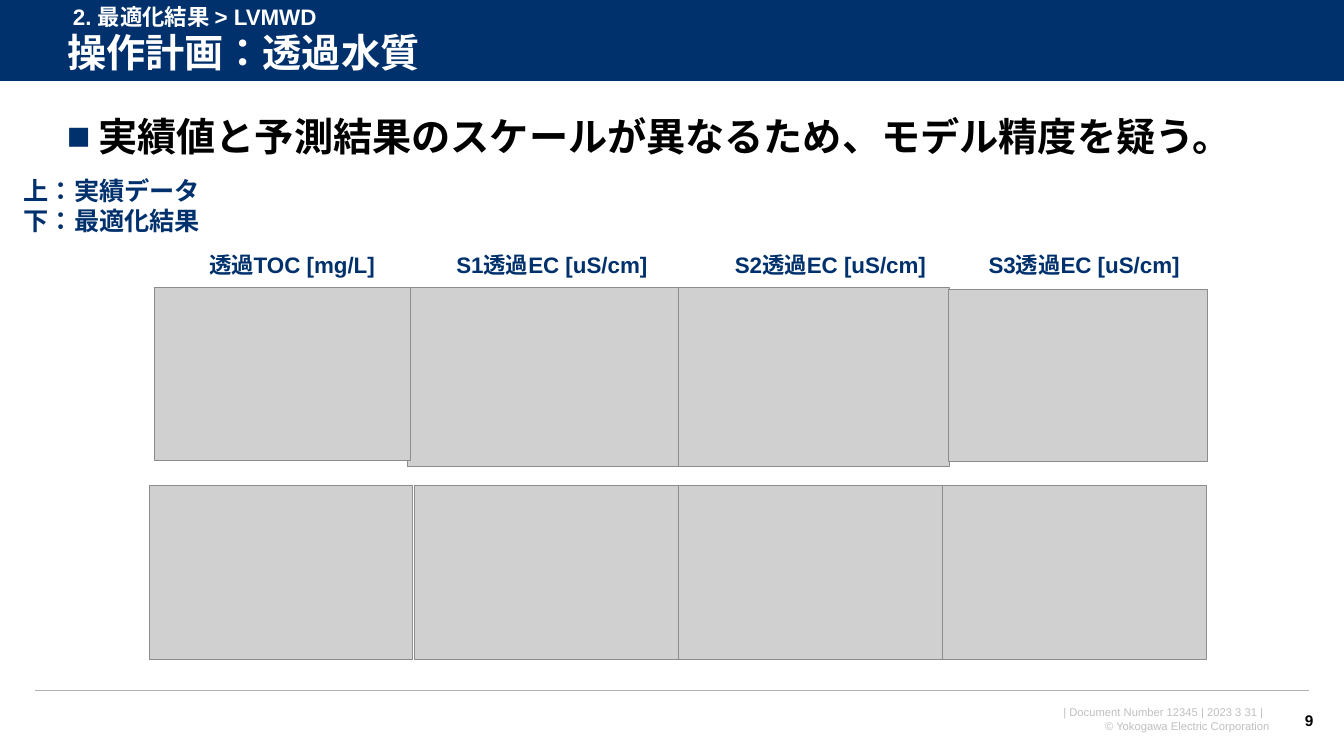
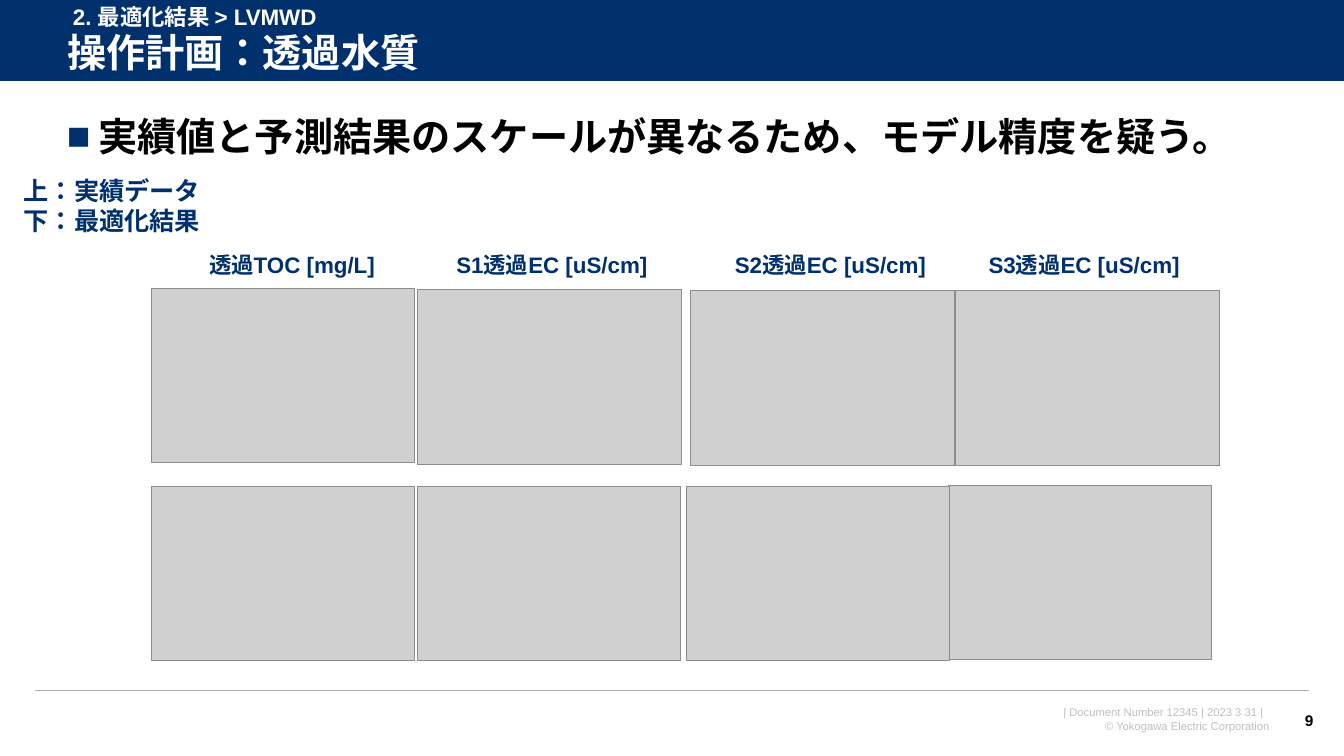
Before and after one commit to watarukumagai-git/opt, a slide deck: slide 9 of Reuse_Water/230704_NAWI定例_kuma_rev.0.pptx. Drawn at 1344x756 pixels with LibreOffice and Linux fonts; fonts in the diff are those of the drawing; grey boxes stand for pictures; background and template pictures are left out. Boxes give left, top, right and bottom in pixels: in the first picture for what was removed or moved away, otherwise in the second. Text is boxed around its words. In the diff, an @@ line names an element or a change of style, - is before the commit and + after.

```diff
--- a/Reuse_Water/230704_NAWI定例_kuma_rev.0.pptx
+++ b/Reuse_Water/230704_NAWI定例_kuma_rev.0.pptx
@@ picture: place and size @@
-picture at (154,288,410,462)
+picture at (151,289,414,464)
@@ picture: place and size @@
-picture at (407,288,679,468)
+picture at (417,289,682,464)
@@ picture: place and size @@
-picture at (679,288,950,468)
+picture at (691,290,955,465)
@@ picture: place and size @@
-picture at (949,290,1208,462)
+picture at (955,290,1219,465)
@@ picture: place and size @@
-picture at (679,486,943,660)
+picture at (687,486,950,660)
@@ picture: place and size @@
-picture at (943,486,1207,660)
+picture at (949,486,1212,660)
```
Also in this commit, not shown: 13 other slides changed, 1 slide removed.
